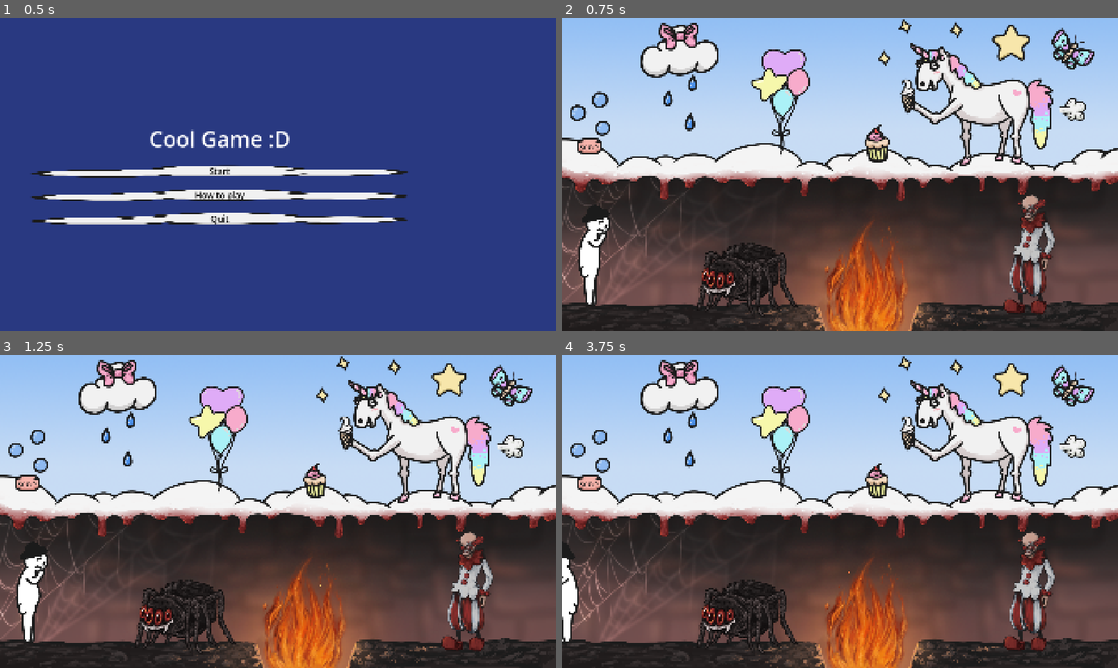
Above: before the commit, frames 1-4 (two rows, left to right).
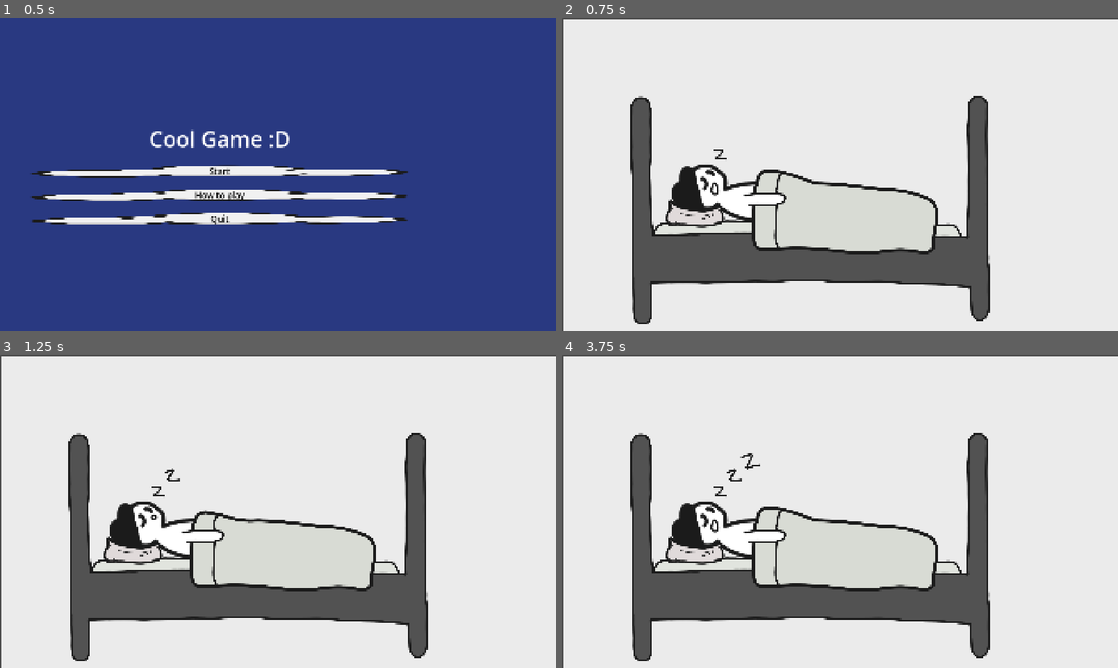
Above: after the commit, the same moments.

Repository: myryk31415/bimm-game-jam
Game: Godot game, scene res://scenes/main_menu.tscn
Same seed, same stepped clock (60 frames per second), same inputs: the game is played once before the commit and once after it. The engine's default icon, where the game draws it, is replaced by a stand-in: a white triangle on a blue panel in a dark square. Sound files missing from this copy of the repository are replaced by a short silence.
Inputs (mouse positions are in pixels of both pictures, inside the frame that each line leads up to):
- Up to frame 1 (0.5 s): no input
- Up to frame 2 (0.75 s): click "Start" at 0.5 s
- Up to frame 3 (1.25 s): no input
- Up to frame 4 (3.75 s): tap Enter (ui_accept) at 1.25, 2 s; drag from (745, 617) to (979, 442) at 1.27 s; drag from (979, 442) to (745, 617) at 2.02 s; move the mouse to (1034, 589) at 2.77 s; hold Left (left) 2.78-3.5 s; tap C (flip) at 2.85 s; click (1034, 589) at 2.92 s; drag from (867, 608) to (1034, 589) at 3.52 s

Frame 1 is identical in both runs. In frame 2, 89% of the frame differs, in the area x 0-100%, y 0-100%; in frame 3, 89%; in frame 4, 89%.

Commit message:
add intro
Signed-off-by: Paul Adam <adamp@posteo.de>

Diff:
--- /dev/null
+++ b/scenes/intro.tscn
@@ -0,0 +1,47 @@
+[gd_scene format=3 uid="uid://cj8t7hxly41d5"]
+
+[ext_resource type="Script" uid="uid://d1bjwhbcbocgr" path="res://scripts/intro.gd" id="1_wfs7u"]
+[ext_resource type="Texture2D" uid="uid://bdjyugc6qcjmc" path="res://assets/feargameChar_IntroFrames/feargameChar_IntroFrame1.png" id="2_es01l"]
+[ext_resource type="Texture2D" uid="uid://c2oaq62fhxt2r" path="res://assets/feargameChar_IntroFrames/feargameChar_IntroFrame2.png" id="3_0naf5"]
+[ext_resource type="Texture2D" uid="uid://dexngx463fedg" path="res://assets/feargameChar_IntroFrames/feargameChar_IntroFrame3.png" id="4_bu1yb"]
+[ext_resource type="Texture2D" uid="uid://ditsmygc1tj6o" path="res://assets/feargameChar_IntroFrames/feargameChar_IntroFrame4.png" id="5_t1qkj"]
+
+[sub_resource type="SpriteFrames" id="SpriteFrames_272cy"]
+animations = [{
+"frames": [{
+"duration": 1.0,
+"texture": ExtResource("2_es01l")
+}, {
+"duration": 1.0,
+"texture": ExtResource("3_0naf5")
+}, {
+"duration": 1.0,
+"texture": ExtResource("4_bu1yb")
+}, {
+"duration": 1.0,
+"texture": ExtResource("5_t1qkj")
+}, {
+"duration": 1.0,
+"texture": ExtResource("2_es01l")
+}, {
+"duration": 1.0,
+"texture": ExtResource("3_0naf5")
+}, {
+"duration": 1.0,
+"texture": ExtResource("4_bu1yb")
+}, {
+"duration": 1.0,
+"texture": ExtResource("5_t1qkj")
+}],
+"loop": false,
+"name": &"default",
+"speed": 2.0
+}]
+
+[node name="intro" type="Node2D" unique_id=1874165172]
+script = ExtResource("1_wfs7u")
+
+[node name="AnimatedSprite2D" type="AnimatedSprite2D" parent="." unique_id=666121175]
+unique_name_in_owner = true
+position = Vector2(966, 546)
+sprite_frames = SubResource("SpriteFrames_272cy")
--- /dev/null
+++ b/scripts/intro.gd
@@ -0,0 +1,13 @@
+extends Node2D
+
+
+# Called when the node enters the scene tree for the first time.
+func _ready() -> void:
+	%AnimatedSprite2D.play("default")
+	await %AnimatedSprite2D.animation_finished
+	get_tree().change_scene_to_file("res://scenes/level_1.tscn")
+
+
+# Called every frame. 'delta' is the elapsed time since the previous frame.
+func _process(delta: float) -> void:
+	pass
--- a/scripts/main_menu.gd
+++ b/scripts/main_menu.gd
@@ -13,7 +13,7 @@
 
 
 func _on_start_pressed() -> void:
-	get_tree().change_scene_to_file("res://scenes/level_1.tscn")
+	get_tree().change_scene_to_file("res://scenes/intro.tscn")
 
 func _on_how_to_play_pressed() -> void:
 	get_tree().change_scene_to_file("res://scenes/tutorial.tscn")
Binary file added: assets/feargameChar_IntroFrames/feargameChar_IntroFrame1.png
Not shown, added: assets/feargameChar_IntroFrames/feargameChar_IntroFrame1.png.import
Binary file added: assets/feargameChar_IntroFrames/feargameChar_IntroFrame2.png
Not shown, added: assets/feargameChar_IntroFrames/feargameChar_IntroFrame2.png.import
Binary file added: assets/feargameChar_IntroFrames/feargameChar_IntroFrame3.png
Not shown, added: assets/feargameChar_IntroFrames/feargameChar_IntroFrame3.png.import
Binary file added: assets/feargameChar_IntroFrames/feargameChar_IntroFrame4.png
Not shown, added: assets/feargameChar_IntroFrames/feargameChar_IntroFrame4.png.import
Not shown, added: scripts/intro.gd.uid
